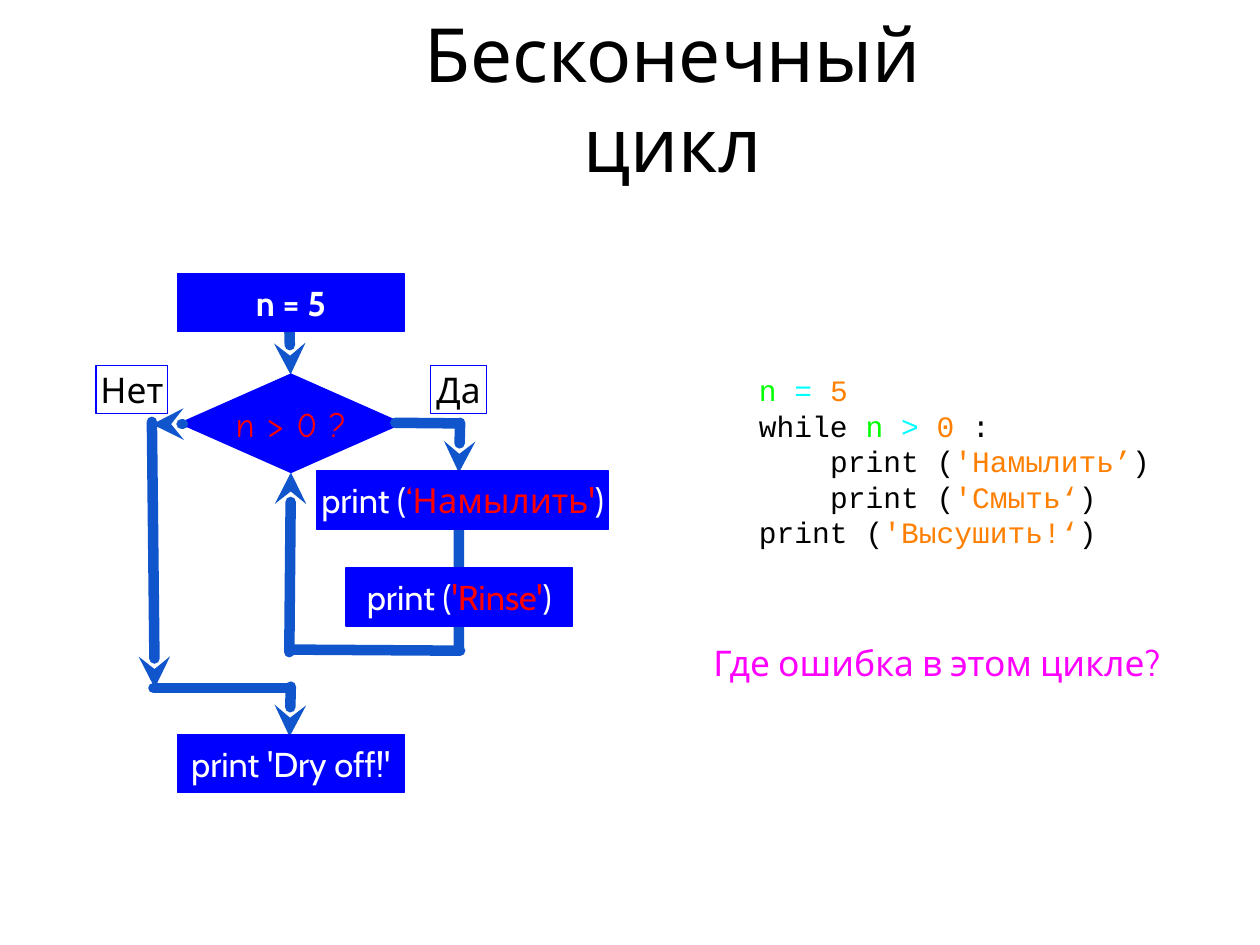
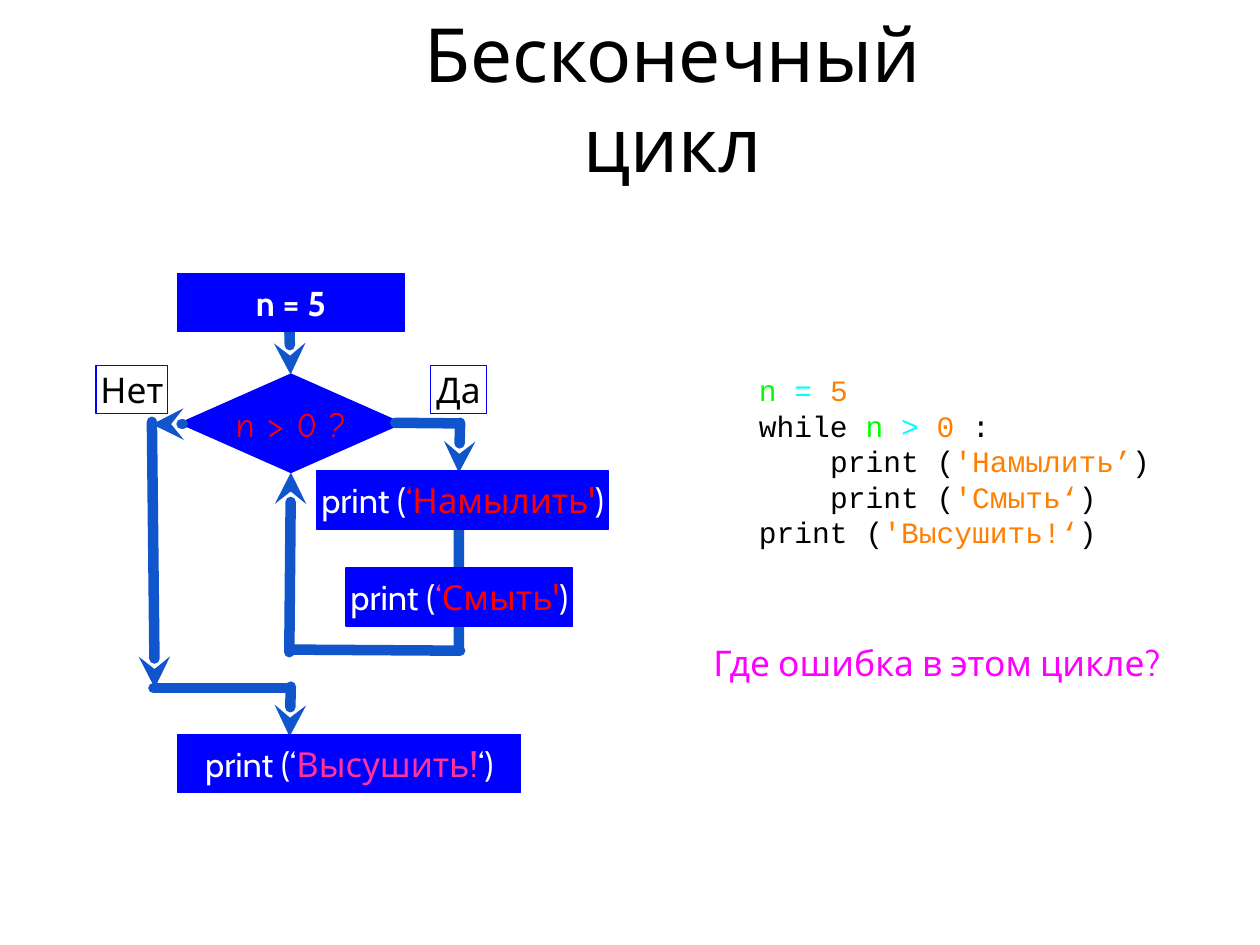
Before and after one commit to maxchv/LearnPython, a slide deck: slide 7 of week02/04.Loops.pptx. Drawn at 1260x945 pixels with LibreOffice and Linux fonts; fonts in the diff are those of the drawing. Boxes give left, top, right and bottom in pixels: in the first picture for what was removed or moved away, otherwise in the second. Text is boxed around its words. In the diff, an @@ line names an element or a change of style, - is before the commit and + after.

```diff
--- a/week02/04.Loops.pptx
+++ b/week02/04.Loops.pptx
@@ text in rectangle at (350,584,568,619): text changed @@
-print ('Rinse')
+print (‘Смыть')
@@ rectangle "print (‘Высушить!‘)": place and size @@
-rectangle "print (‘Высушить!‘)" at (178,735,404,793)
+rectangle "print (‘Высушить!‘)" at (178,735,520,793)
@@ text in rectangle at (205,751,493,785): text changed @@
-print 'Dry off!'
+print (‘Высушить!‘)
```
Also in this commit, not shown: 1 other slide changed, 9 other files.
